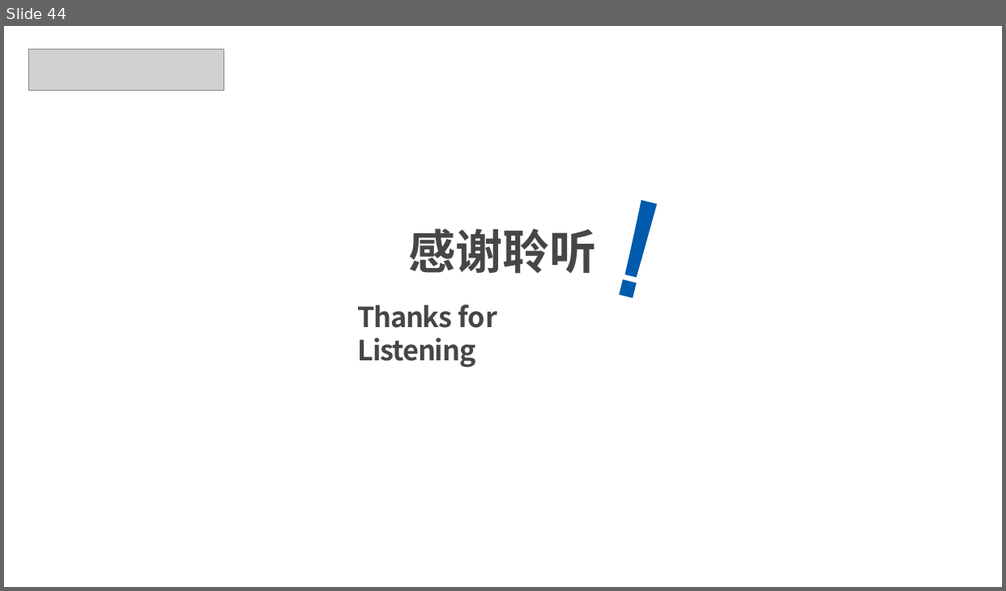
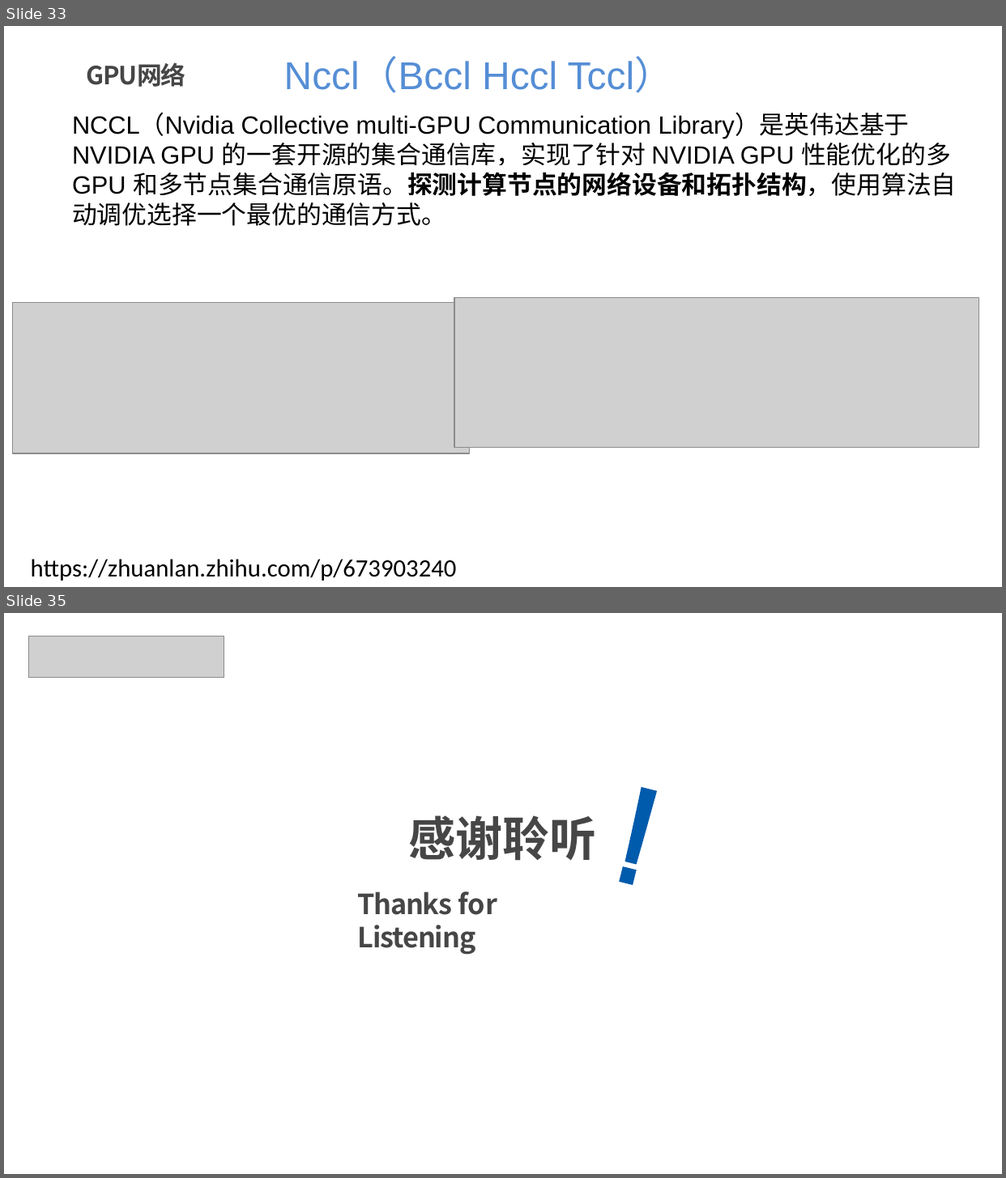
Before and after one commit to xws117/Bilibili-tutorial, a slide deck: 3-CUDA C编程及GPU基本知识.pptx. Shown one above the other, each under a label of ours: slide 44 before the commit, slides 33 and 35 after it; the slides between them are not shown. The pictures are 1006x591 and 1006x1178 pixels, drawn with LibreOffice and Linux fonts; fonts in the diff are those of the drawing; grey boxes stand for pictures; background and template pictures are left out. Boxes give left, top, right and bottom in pixels: in the first picture for what was removed or moved away, otherwise in the second. Text is boxed around its words. In the diff, an @@ line names an element or a change of style, - is before the commit and + after.

```diff
--- a/3-CUDA C编程及GPU基本知识.pptx
+++ b/3-CUDA C编程及GPU基本知识.pptx
@@ slide 33 added at <box>4,26,1002,587</box>, background #FFFFFF @@
@@ title added at <box>87,62,186,87</box>, 18 pt, text #464646, bold @@
+GPU网络
@@ text added at <box>284,59,673,93</box>, 28 pt, text #558ED5 @@
+Nccl（Bccl Hccl Tccl）
@@ text added at <box>72,114,956,226</box>, 18 pt, text #000000 @@
+NCCL（Nvidia Collective multi-GPU Communication Library）是英伟达基于 NVIDIA GPU 的一套开源的集合通信库，实现了针对 NVIDIA GPU 性能优化的多 GPU 和多节点集合通信原语。探测计算节点的网络设备和拓扑结构，使用算法自动调优选择一个最优的通信方式。
@@ picture added at <box>12,302,469,454</box> @@
@@ picture added at <box>454,298,978,448</box> @@
@@ text added at <box>31,559,457,581</box>, 18 pt, text #000000 @@
+https://zhuanlan.zhihu.com/p/673903240
@@ what was slide 44 is now slide 35 @@
```
Also in this commit, not shown: 8 slides changed, 15 other slides added, 25 slides removed.
